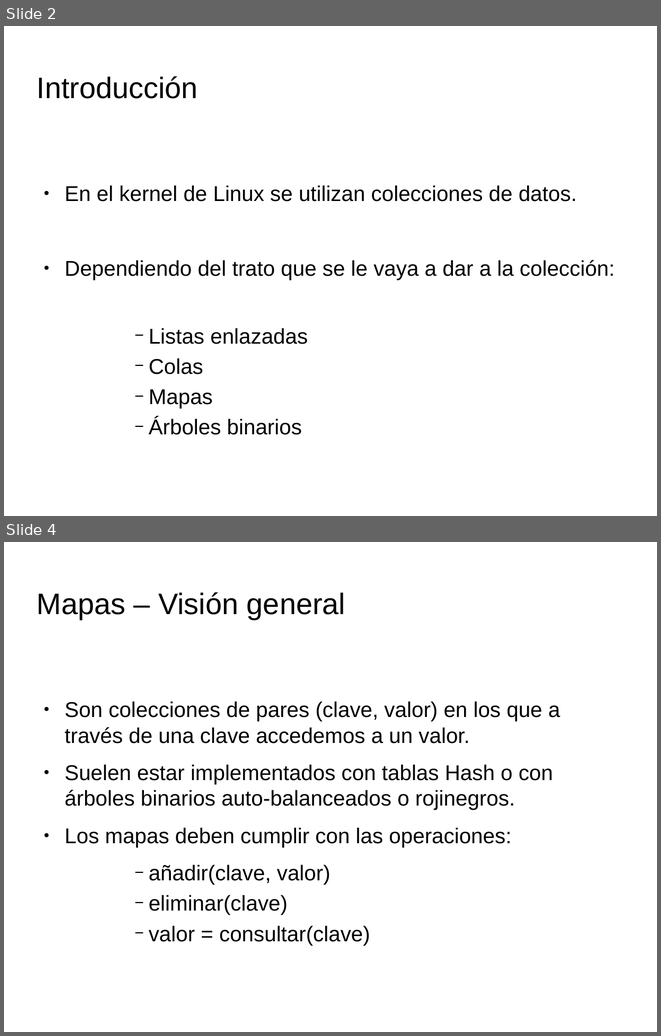
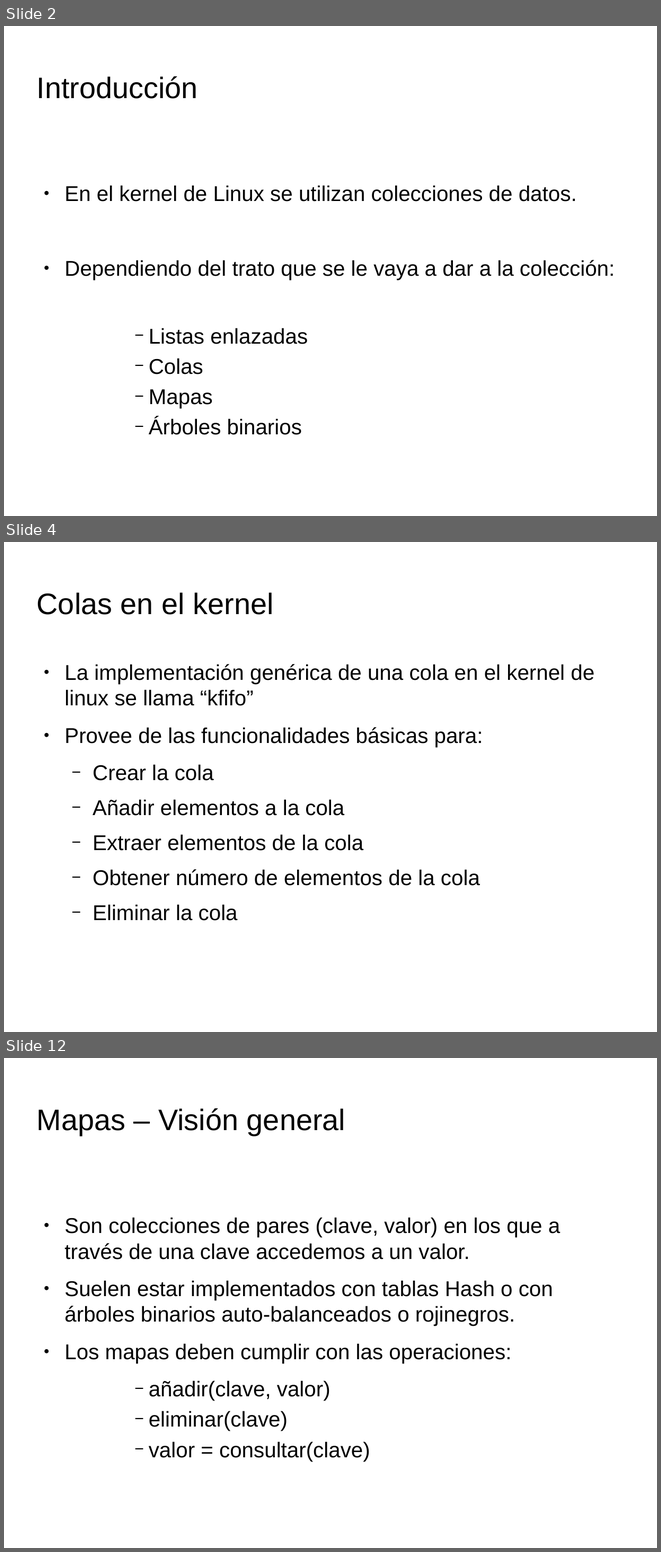
Before and after one commit to tombe85/lin, a slide deck: presentacion/EstructurasDeDatosKernel.odp. Shown one above the other, each under a label of ours: slides 2 and 4 before the commit, slides 2, 4 and 12 after it; the slides between them are not shown. The pictures are 661x1036 and 661x1552 pixels, drawn with LibreOffice and Linux fonts; fonts in the diff are those of the drawing; background and template pictures are left out. Boxes give left, top, right and bottom in pixels: in the first picture for what was removed or moved away, otherwise in the second. Text is boxed around its words. In the diff, an @@ line names an element or a change of style, - is before the commit and + after.

Commit message:
Presentacion: añadido mas datos d las colas

```diff
--- a/presentacion/EstructurasDeDatosKernel.odp
+++ b/presentacion/EstructurasDeDatosKernel.odp
@@ slide 4 added at [4,542,657,1032], background picture (left out) @@
@@ title added at [37,592,273,615], 36 pt, text #000000 @@
+Colas en el kernel
@@ text added at [64,664,594,920], 26 pt, text #000000 @@
+● La implementación genérica de una cola en el kernel de linux se llama “kfifo”
+● Provee de las funcionalidades básicas para:
+  − Crear la cola
+  − Añadir elementos a la cola
+  − Extraer elementos de la cola
+  − Obtener número de elementos de la cola
+  − Eliminar la cola
@@ what was slide 4 is now slide 12 @@
```
Also in this commit, not shown: 8 other slides added, 1 slide removed.
